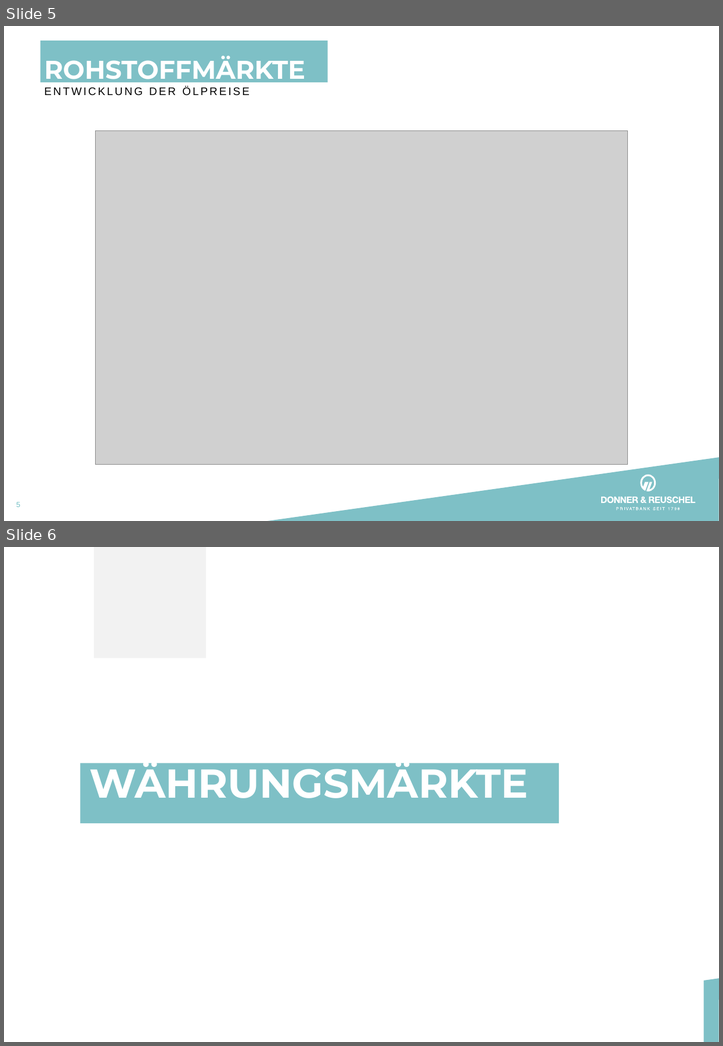
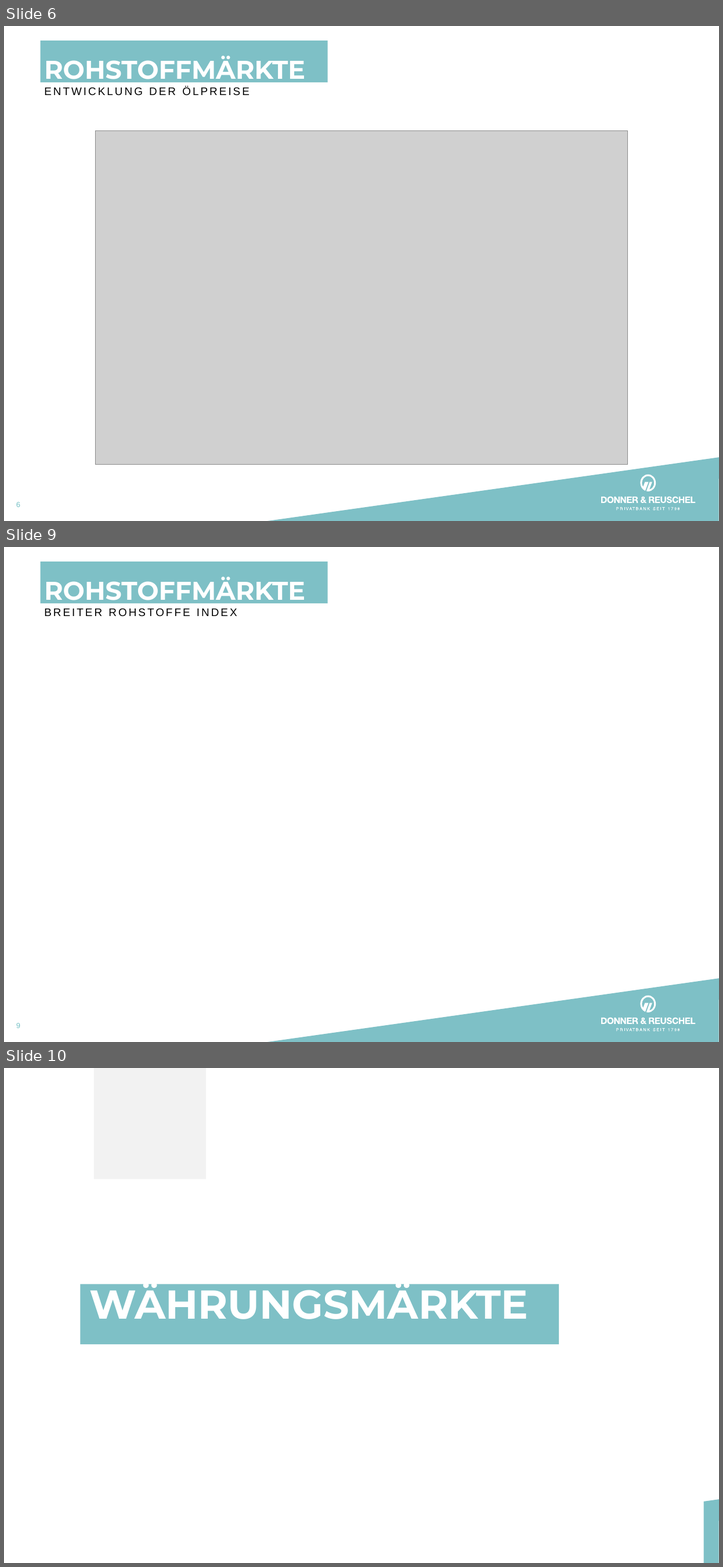
Before and after one commit to Donner-Reuschel-Luxemburg-S-A/charting-lib, a slide deck: examples/presentation/monatsmappe-zinsen-juli-2023.ppt. Shown one above the other, each under a label of ours: slides 5 and 6 before the commit, slides 6, 9 and 10 after it; the slides between them are not shown. The pictures are 723x1046 and 723x1567 pixels, drawn with LibreOffice and Linux fonts; fonts in the diff are those of the drawing; grey boxes stand for pictures; background and template pictures are left out. Boxes give left, top, right and bottom in pixels: in the first picture for what was removed or moved away, otherwise in the second. Text is boxed around its words. In the diff, an @@ line names an element or a change of style, - is before the commit and + after.

```diff
--- a/examples/presentation/monatsmappe-zinsen-juli-2023.ppt
+++ b/examples/presentation/monatsmappe-zinsen-juli-2023.ppt
@@ slide 9 added at [4, 547, 719, 1042], background #FFFFFF; not listed: 36 template elements that a slide beside it also shows @@
@@ title added at [41, 574, 327, 604], fill #7EC0C6, 28 pt, text #FFFFFF, bold @@
+ROHSTOFFMÄRKTE
@@ text added at [41, 603, 245, 622], fill #FFFFFF, 12 pt, text #010101 @@
+BREITER ROHSTOFFE INDEX
@@ what was slide 5 is now slide 6 @@
@@ what was slide 6 is now slide 10 @@
```
Also in this commit, not shown: 1 slide changed, 52 other slides added, 2 other files.
